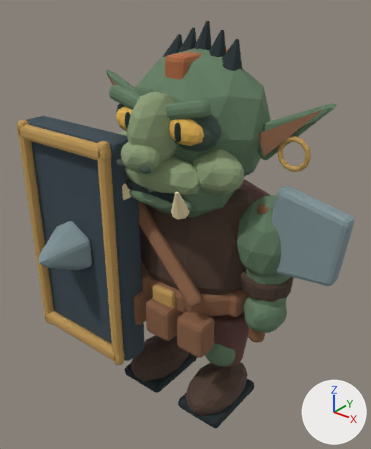
One commit to the glTF model assets/models/fort/shieldguard.glb: the scene before it, then after it.
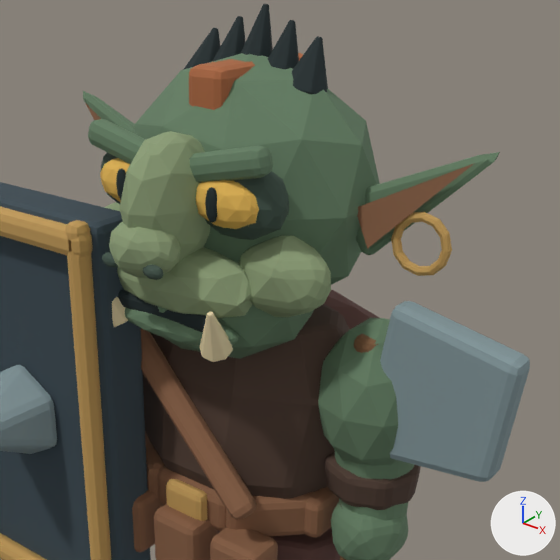
There are two pictures of each version: one whole from a 50 mm lens placed at (1.54, -2.03, 2.34), pointed at (-0.02, -0.09, 1.13), one close up on the part from 16% to 100% of the width and 4% to 73% of the height. Every picture has the same lights, and +X, +Y and +Z are marked at lower right. The first two pictures are the older version. Where no turn or scale is listed for an object, it has been applied to the vertices. Vertices at exactly the same position are counted once.

The first close-up shows 'Cranium.011', 'Deltoid.029', 'ShieldFace', 'TailoredTorso.014', 'TrouserLeg.029', 'WeaponHandle.009'.
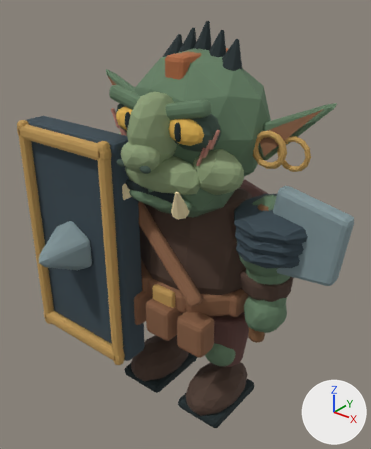
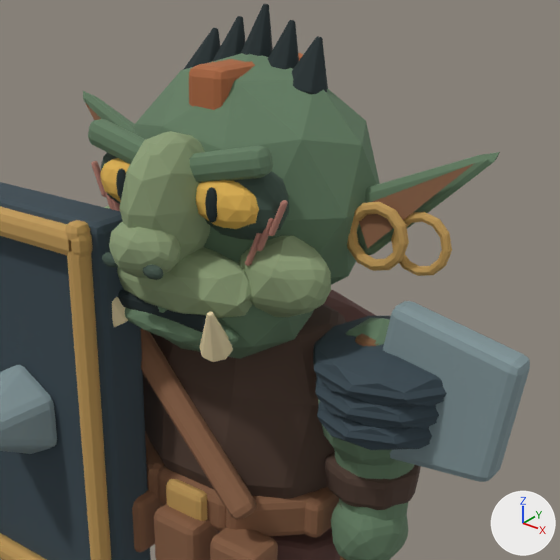
Pixel boxes [x1, y1, x2, y2] of what changed, in the close-ups (560 x 560 px):
'Deltoid.073', added
    after: [313, 316, 447, 560]
'Deltoid.029', deleted (green)
    before: [318, 318, 421, 560]
part 1 of me_icosphere_1650, added (brown)
    after: [347, 201, 409, 271]
part 2 of me_icosphere_1650, added
    after: [91, 161, 106, 197]
part 3 of me_icosphere_1650, added
    after: [268, 200, 288, 236]
part 4 of me_icosphere_1650, added (mostly hidden)
    after: [101, 182, 114, 210]
part 5 of me_icosphere_1650, added
    after: [257, 218, 274, 251]
part 6 of me_icosphere_1650, added
    after: [111, 199, 120, 211]
part 7 of me_icosphere_1650, added
    after: [245, 233, 262, 266]

What changed in the scene script:
```text
Change me_icosphere_1650:
    used by ob_cranium_011; location = (0.0, 0.0, 1.671)
    remove me_icosphere_1650.from_pydata(...)  # 2413 vertices, 4702 faces; spans x -0.692..0.692, y -0.509..0.3, z -0.45..0.471
    add me_icosphere_1650.from_pydata(...)  # 2963 vertices, 5778 faces; spans x -0.692..0.692, y -0.509..0.3, z -0.45..0.471
    me_icosphere_1650 part 1: a new loose piece, a torus around y (ring radius 0.075, tube radius 0.016) spanning x 0.339..0.521, y -0.056..-0.024, z -0.141..0.041, in mat_fort_swarm_vertexpalette_009
    me_icosphere_1650 part 2: a new loose piece of 46 vertices spanning x -0.323..-0.277, y -0.295..-0.275, z -0.016..0.076, in mat_fort_swarm_vertexpalette_009
    me_icosphere_1650 part 3: a new loose piece of 46 vertices spanning x 0.277..0.323, y -0.295..-0.275, z -0.016..0.076, in mat_fort_swarm_vertexpalette_009
    me_icosphere_1650 part 4: a new loose piece of 45 vertices spanning x -0.288..-0.242, y -0.295..-0.275, z -0.061..0.031, in mat_fort_swarm_vertexpalette_009
    me_icosphere_1650 part 5: a new loose piece of 45 vertices spanning x 0.242..0.288, y -0.295..-0.275, z -0.061..0.031, in mat_fort_swarm_vertexpalette_009
    me_icosphere_1650 part 6: a new loose piece of 44 vertices spanning x -0.253..-0.207, y -0.295..-0.275, z -0.106..-0.014, in mat_fort_swarm_vertexpalette_009
    me_icosphere_1650 part 7: a new loose piece of 44 vertices spanning x 0.207..0.253, y -0.295..-0.275, z -0.106..-0.014, in mat_fort_swarm_vertexpalette_009
    other edits to the shape of me_icosphere_1650 do not show in these pictures
Add me_icosphere_5264:
    me_icosphere_5264.from_pydata(...)  # 970 vertices, 1900 faces; spans x -0.168..0.268, y -0.249..0.249, z -0.523..0.23
    me_icosphere_5264.materials.append(mat_fort_swarm_vertexpalette_009)
Remove ob_deltoid_029:
    ob_deltoid_029 = bpy.data.objects.new('Deltoid.029', me_icosphere_1671)
    ob_deltoid_029.location = (0.45, 0.0, 1.161)
Add ob_deltoid_073:
    ob_deltoid_073 = bpy.data.objects.new('Deltoid.073', me_icosphere_5264)
    ob_deltoid_073.location = (0.45, 0.0, 1.161)
```
